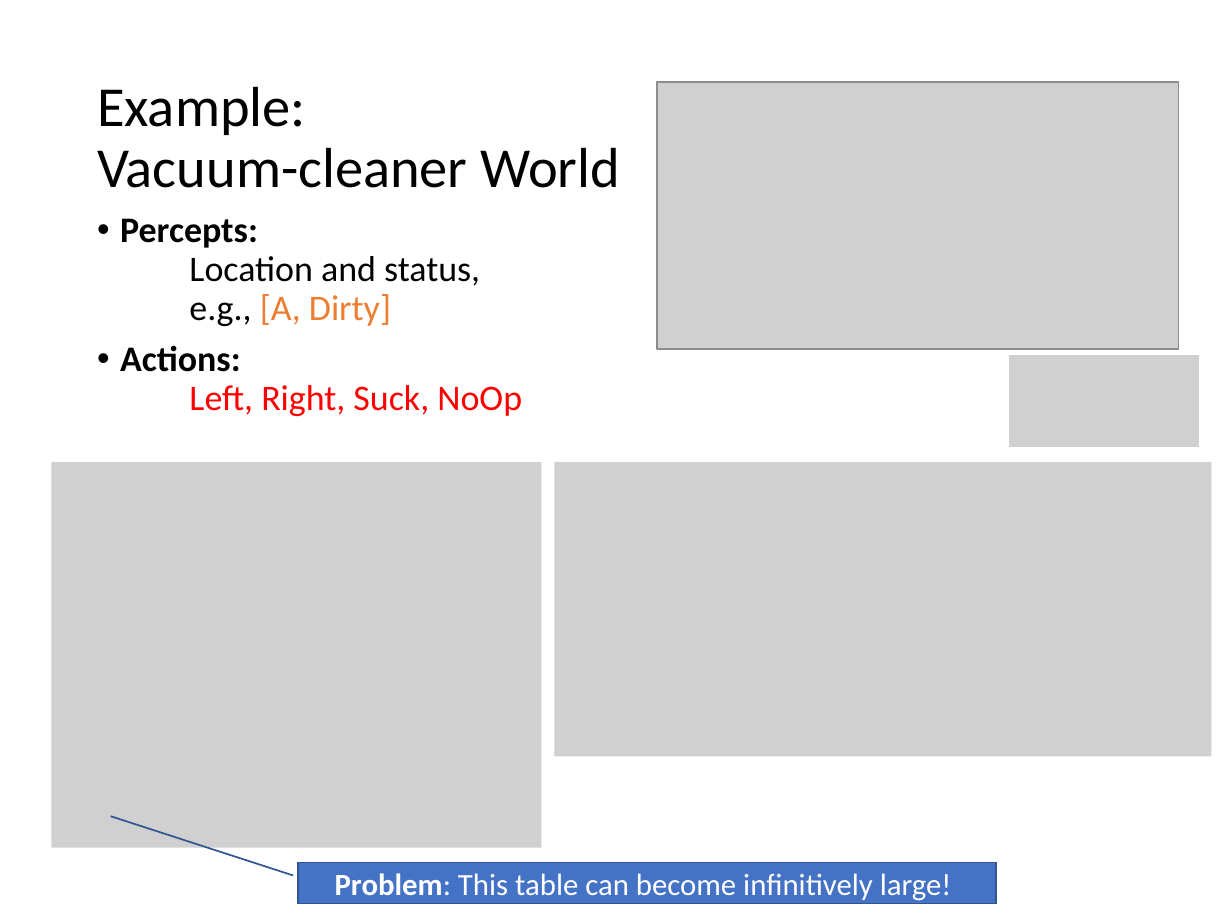
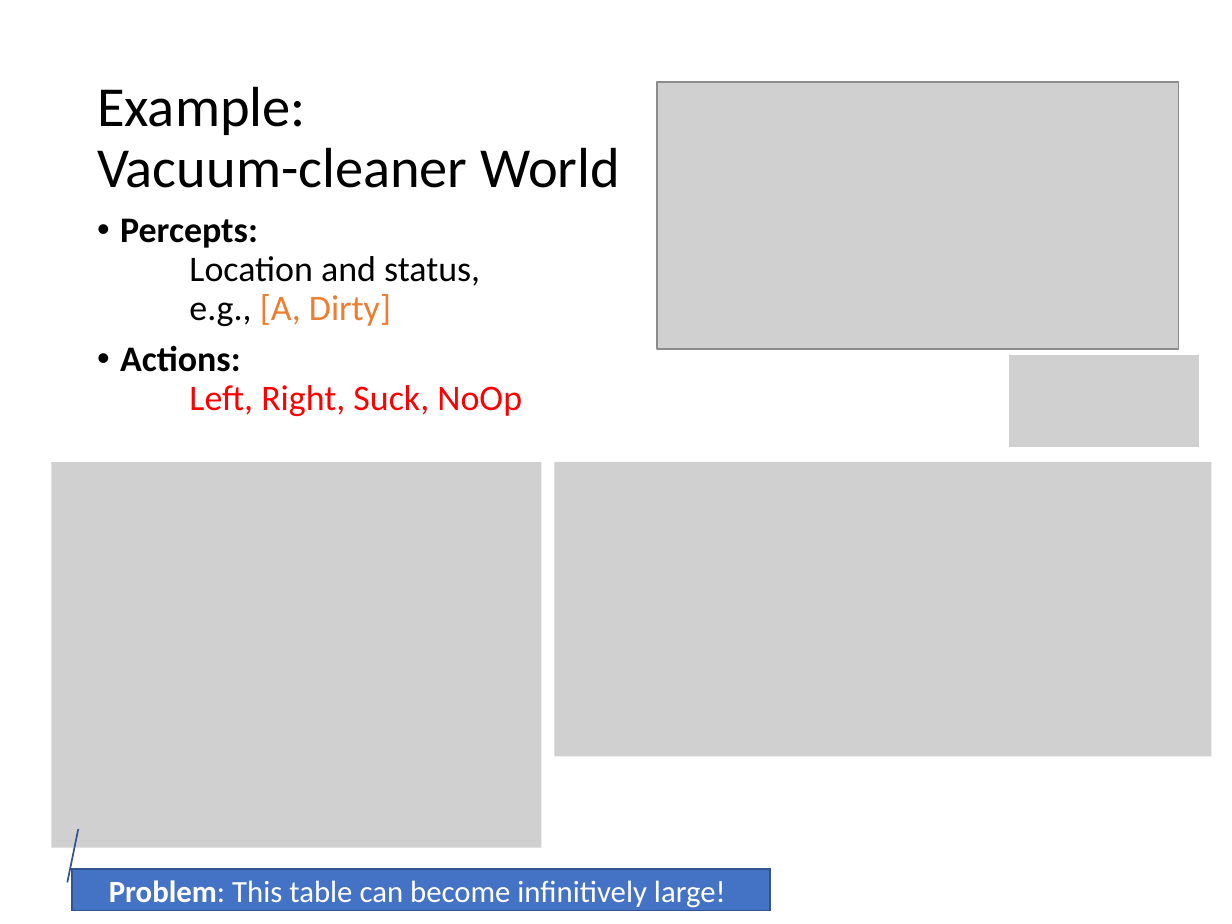
Before and after one commit to mhahsler/CS7320-AI, a slide deck: slide 6 of slides/02_agents.pptx. Drawn at 1232x924 pixels with LibreOffice and Linux fonts; fonts in the diff are those of the drawing; grey boxes stand for pictures. Boxes give left, top, right and bottom in pixels: in the first picture for what was removed or moved away, otherwise in the second. Text is boxed around its words. In the diff, an @@ line names an element or a change of style, - is before the commit and + after.

```diff
--- a/slides/02_agents.pptx
+++ b/slides/02_agents.pptx
@@ border callout "Problem: This table can become ...": place and size @@
-border callout "Problem: This table can become ..." at [298, 862, 997, 903]
+border callout "Problem: This table can become ..." at [71, 870, 770, 910]
@@ border callout "Problem: This table can become ..." at [71, 870, 770, 910]: proportions changed @@
```
Also in this commit, not shown: 2 other slides changed, 1 other file.
